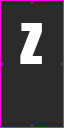
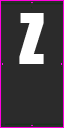
Before/after of a 64 x 128 layered artwork. What changed in the layer stack:
added layer "Z" above "Y" over [19, 13, 44, 64]
hid "z" over [20, 23, 42, 64]
